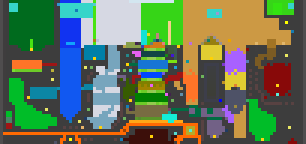
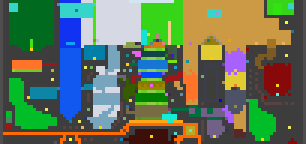
Before/after of a 306 × 144 layered artwork. What changed in the layer stack:
painted on "biome_map.png" over [234, 129, 246, 138]
